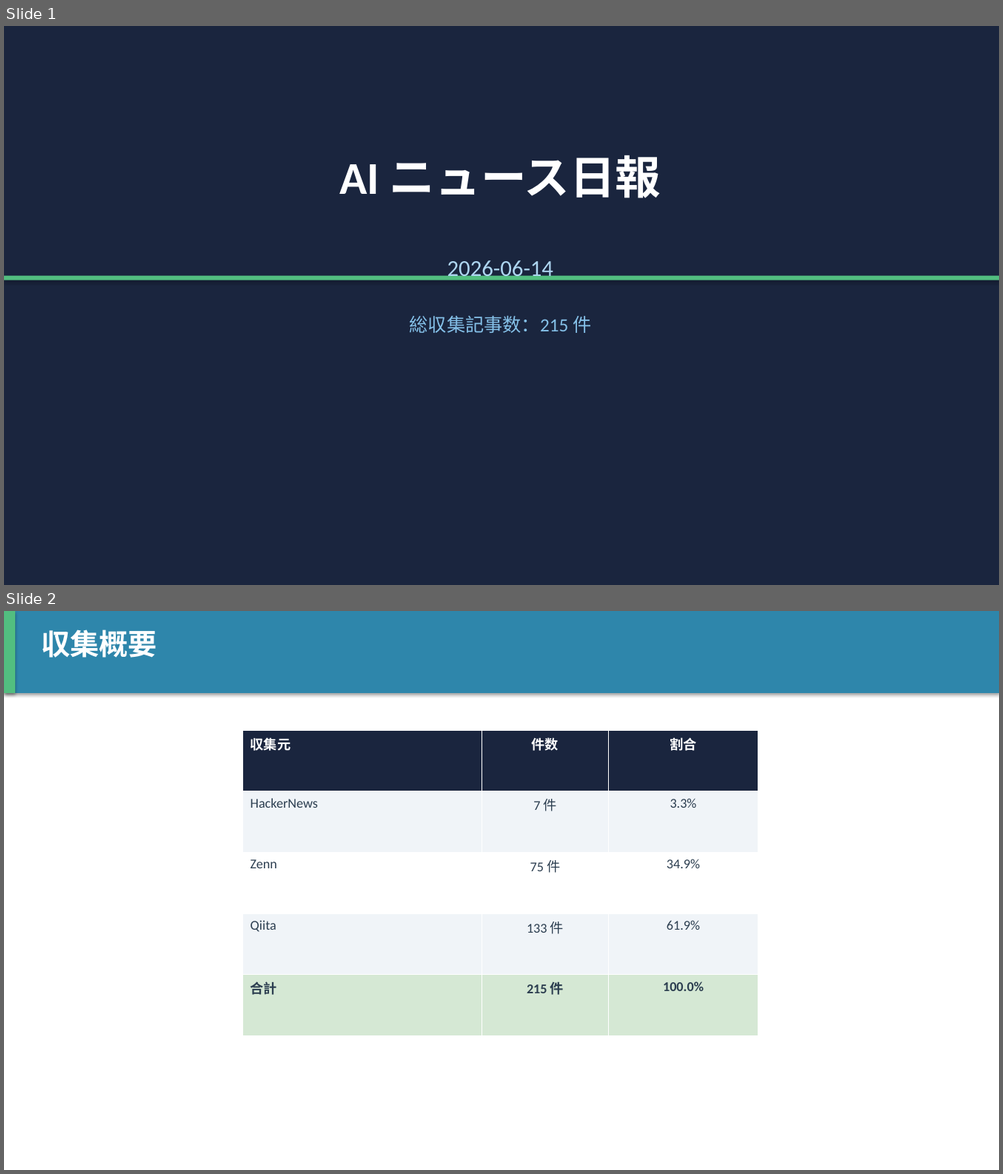
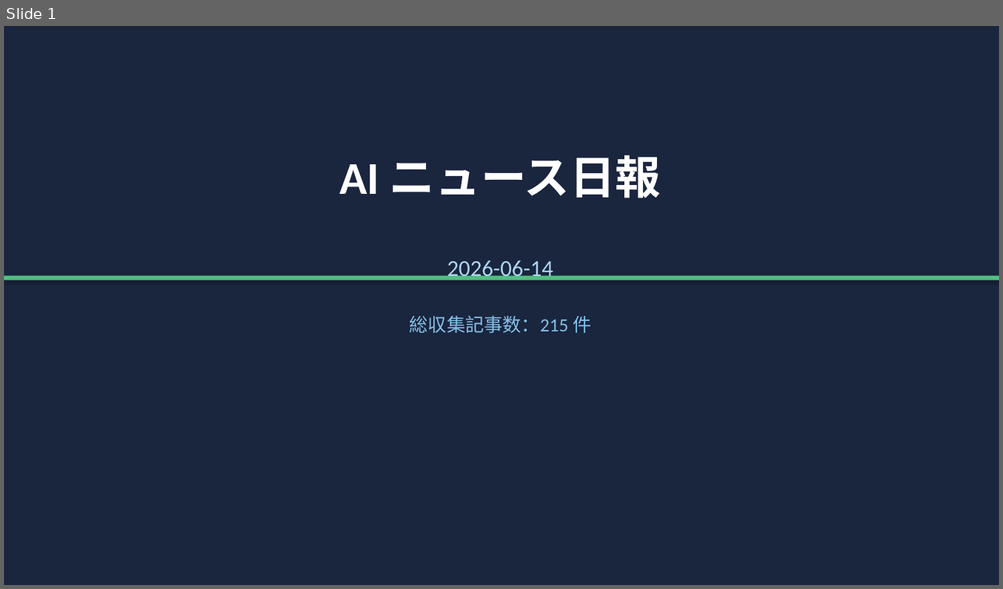
Before and after one commit to h-shoji-jws/ai-news-collector, a slide deck: data/2026-06-14.pptx. Shown one above the other, each under a label of ours: slides 1 and 2 before the commit, slide 1 after it. The pictures are 1003x1174 and 1003x589 pixels, drawn with LibreOffice and Linux fonts; fonts in the diff are those of the drawing. Boxes give left, top, right and bottom in pixels: in the first picture for what was removed or moved away, otherwise in the second. Text is boxed around its words. In the diff, an @@ line names an element or a change of style, - is before the commit and + after.

Commit message:
Add daily AI news collection: 2026-06-14

```diff
--- a/data/2026-06-14.pptx
+++ b/data/2026-06-14.pptx
@@ slide 2 removed at (4, 611, 999, 1170), background #FFFFFF @@
@@ rectangle removed at (4, 611, 999, 693) @@
@@ rectangle removed at (4, 611, 15, 693) @@
@@ text removed at (41, 629, 157, 658) @@
-収集概要
@@ table removed at (243, 730, 757, 1037), 5 rows, 3 columns @@
-収集元 | 件数 | 割合
-HackerNews | 7 件 | 3.3%
-Zenn | 75 件 | 34.9%
-Qiita | 133 件 | 61.9%
-合計 | 215 件 | 100.0%
```
Also in this commit, not shown: 4 slides changed, 20 slides added, 4 other slides removed.
